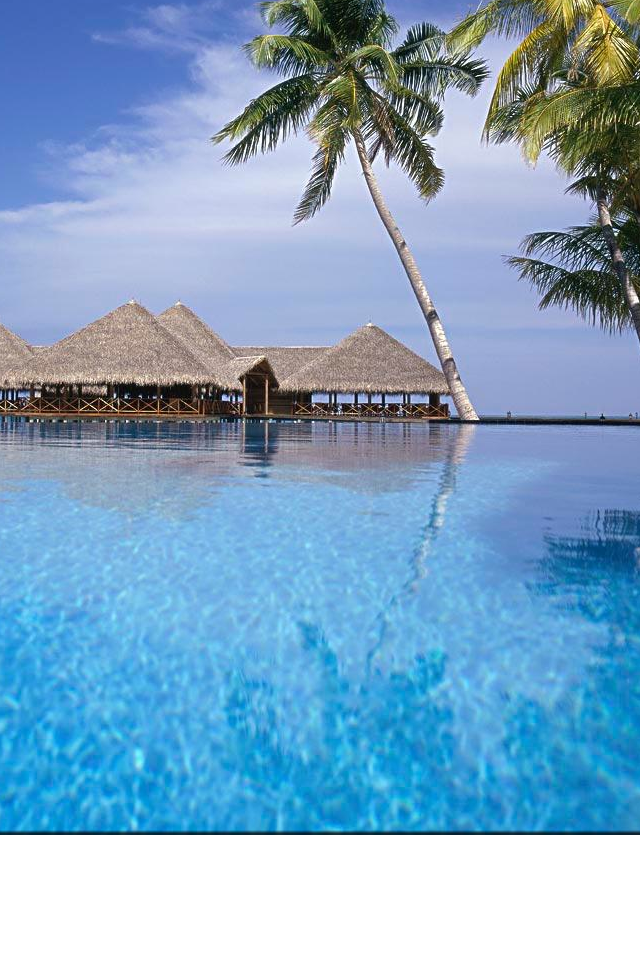
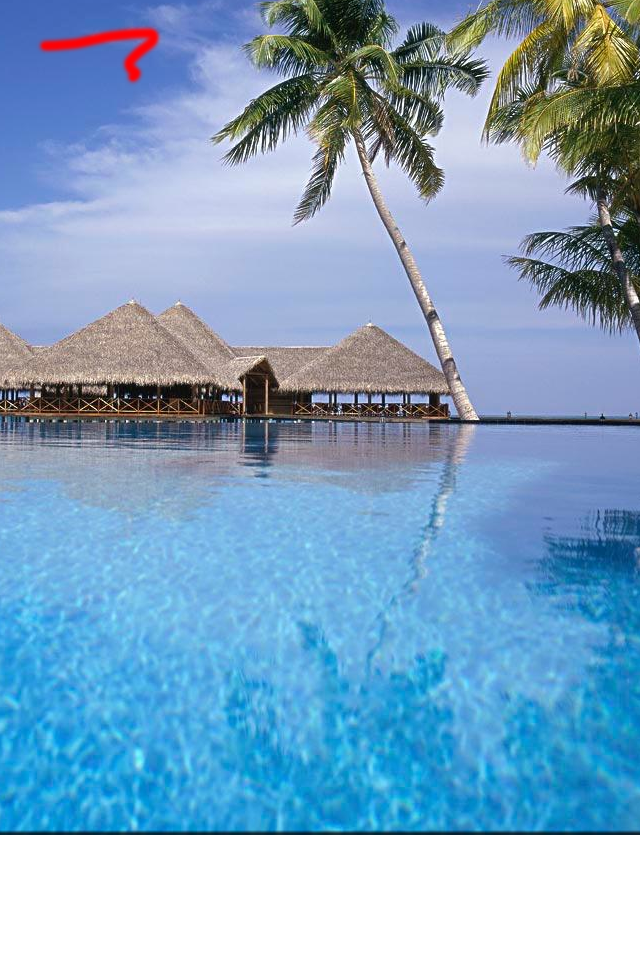
Layer changes from the first 640px x 960px image to the second:
painted on "图层 4" over box(36, 24, 163, 86)
